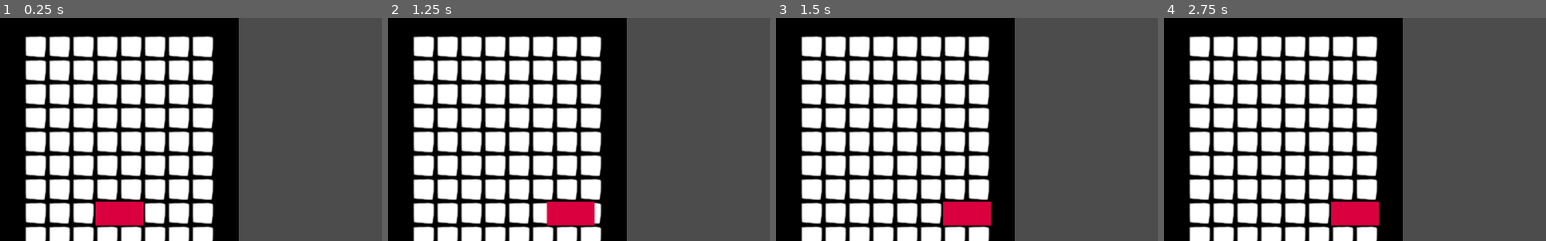
Above: before the commit, frames 1-4 (left to right).
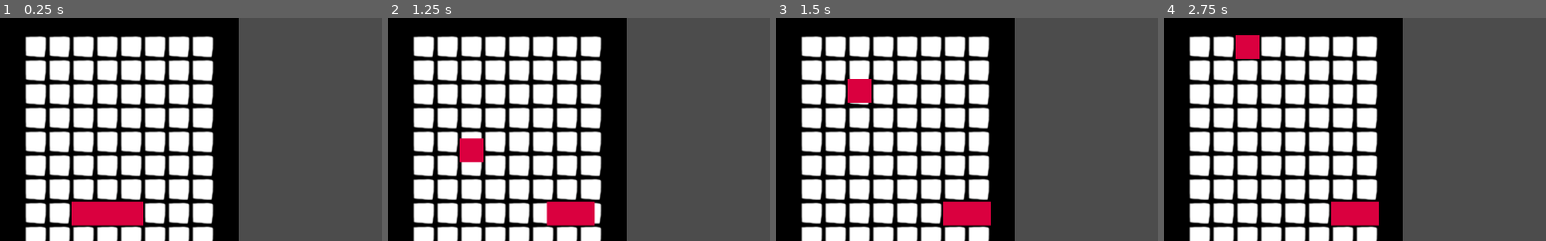
Above: after the commit, the same moments.

Repository: Denomycor/GSD1
Game: Godot game, scene res://source/board/Board.tscn
Same seed, same stepped clock (60 frames per second), same inputs: the game is played once before the commit and once after it. The project has no main scene, so this scene is started directly.
Inputs:
- Up to frame 1 (0.25 s): no input
- Up to frame 2 (1.25 s): tap Enter at 0.5 s
- Up to frame 3 (1.5 s): no input
- Up to frame 4 (2.75 s): tap Space at 2 s
The pictures show only the part of the screen within x 0-50%, y 1-51%; the shares and areas given below are measured in that part.

The runs differ from the first frame. In frame 1, 0.7% of the frame differs, in the area x 18-25%, y 82-94%; in frame 2, 0.7%; in frame 3, 0.7%; in frame 4, 0.7%.

Commit message:
Finished MOVING implementation

Diff:
--- a/source/board/Board.gd
+++ b/source/board/Board.gd
@@ -29,18 +29,18 @@
 
 	var piece = add_piece(preload("res://source/pieces/Piece.tscn"), Vector2(5,8), 0, Vector2.UP)
 	var piece2 = add_piece(preload("res://source/pieces/Piece.tscn"), Vector2(4,8), 0, Vector2.UP)
-	#var piece3 = add_piece(preload("res://source/pieces/Piece.tscn"), Vector2(3,8), 0, Vector2.UP)
+	var piece3 = add_piece(preload("res://source/pieces/Piece.tscn"), Vector2(3,8), 0, Vector2.UP)
 	#var piece4 = add_piece(preload("res://source/pieces/Piece.tscn"), Vector2(5,8), 0, Vector2.UP)
 
-	piece.add_tag_moving(1, Vector2.RIGHT)
-	piece2.add_tag_moving(1, Vector2.RIGHT)
-	#piece3.add_tag_moving(1, Vector2.UP)
+	piece.add_tag_moving(10, Vector2.RIGHT)
+	piece2.add_tag_moving(10, Vector2.RIGHT)
+	piece3.add_tag_moving(10, Vector2.UP)
 	#piece4.add_tag_moving(1, Vector2.DOWN)
 
 	$Timer2.start() #temp
 	yield($Timer2, "timeout")
 
-	solve([piece2, piece], [])
+	solve([piece3, piece2, piece], [])
 
 
 func process_move(piece, move_list, next_list):
@@ -52,11 +52,16 @@
 	# 1 - check if anyone affects you
 	# 2 - check if you affect anyone
 	# 3 - check if move still apllies
-	if piece.will_move():
-		pieces[piece.boardPos.x][piece.boardPos.y] = null
-		piece.move()
-		pieces[piece.boardPos.x][piece.boardPos.y] = piece
+	if piece.tag_list.has(tags.MOVING):
+		#todo remove tags uppon collision
+		if piece.avaiable_move():
+			pieces[piece.boardPos.x][piece.boardPos.y] = null
+			piece.move()
+			pieces[piece.boardPos.x][piece.boardPos.y] = piece
+		else:
+			piece.tag_list.erase(tags.MOVING)
 		next_list.append(piece)
+
 
 
 func solve(move_list, immediate_list):
@@ -77,6 +82,7 @@
 		$Timer.start()
 		yield($Timer, "timeout")
 
+	print_debug("finished")
 
 
 func init(format, matrix_sizes):
--- a/source/pieces/Piece.gd
+++ b/source/pieces/Piece.gd
@@ -24,19 +24,24 @@
 
 func move():
 	boardPos += tag_list[tags.MOVING][1]
+	if tag_list[tags.MOVING][0] > 1:
+		tag_list[tags.MOVING][0] -= 1
+	else:
+		tag_list.erase(tags.MOVING)
 	$MoveTween.interpolate_property(self, "position", position, board.grid.map_to_world(boardPos), play_speed)
 	$MoveTween.start()
 
 
-func will_move():
-	if !tag_list.has(tags.MOVING):
-		return false
+func avaiable_move():
+	#if tag_list.has(tags.MOVING):
+		#return true
 	return board.empty_pos(boardPos + tag_list[tags.MOVING][1])
 
 
 func check_other_piece_in_way(move_list):
 	for i in range(move_list.size()):
 		var piece = move_list[i]
-		if piece.boardPos == boardPos + tag_list[tags.MOVING][1] and piece.tag_list[tags.MOVING][1]*-1 != tag_list[tags.MOVING][1]:
-			return [piece, i]
+		if piece.tag_list.has(tags.MOVING):
+			if piece.boardPos == boardPos + tag_list[tags.MOVING][1] and piece.tag_list[tags.MOVING][1]*-1 != tag_list[tags.MOVING][1]:
+				return [piece, i]
 	return null
